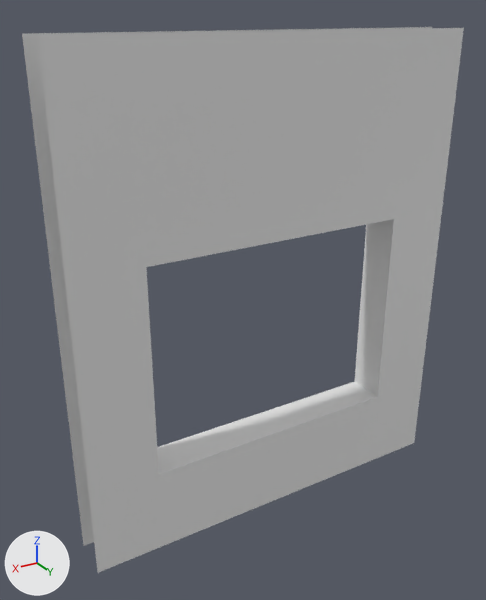
An edit to the FBX model JN2018_04/Assets/Environment/Mesh/SM_Wall_Window2_3m_AG.FBX, drawn before and after from the same camera.
The view is the same before and after, from a camera (50 mm lens) standing at (2.47, 3.75, 3.61) and looking at (0.18, -0.08, 1.7). The axes (+X, +Y, +Z) are drawn at lower left. The lights are the same throughout. Where no turn or scale is listed for an object, it has been applied to the vertices.

The older version as bpy lines, for what is in view:
```python
me_mesh = bpy.data.meshes.new('Mesh')
me_mesh.from_pydata(...)  # 32 vertices, 20 faces; spans x -1.5..1.5, y -0.15..0.15, z 0.0..3.5
ob_sm_wall_window2_3m_ag = bpy.data.objects.new('SM_Wall_Window2_3m_AG', me_mesh)
ob_sm_wall_window2_3m_ag.location = (0.0, 0.0, 0.0)
```
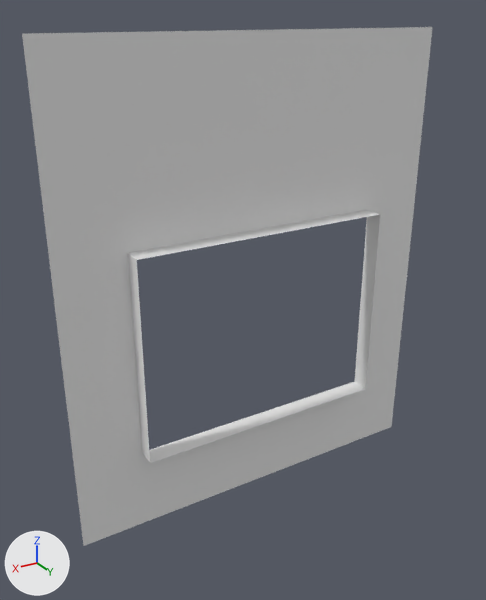
Where the change shows, as pixel boxes (x1, y1, x2, y2) in the pictures (486 x 600 px):
'SM_Wall_Window2_3m_AG', reshaped (7% narrower): before (22, 27, 464, 573); after (22, 27, 433, 546)
part 1 of me_mesh, cut back: before (44, 28, 464, 573); after (128, 210, 380, 463)

The change in detail:
me_mesh is used by ob_sm_wall_window2_3m_ag; location (0.0, 0.0, 0.0).
me_mesh had 32 vertices, 20 faces and spanned x -1.5..1.5, y -0.15..0.15, z 0.0..3.5.
me_mesh now has 20 vertices, 12 faces and spans x -1.5..1.5, y -0.15..0.0, z 0.0..3.5.
Part 1, on me_mesh:
16 vertices are removed from x -1.5..1.5, y 0.15, z 0.0..3.5.
12 faces are deleted.
4 vertices are added at (-1.0, 0.0, 2.18), (-1.0, 0.0, 0.64), (1.0, 0.0, 0.64), (1.0, 0.0, 2.18).
4 new faces join them.
